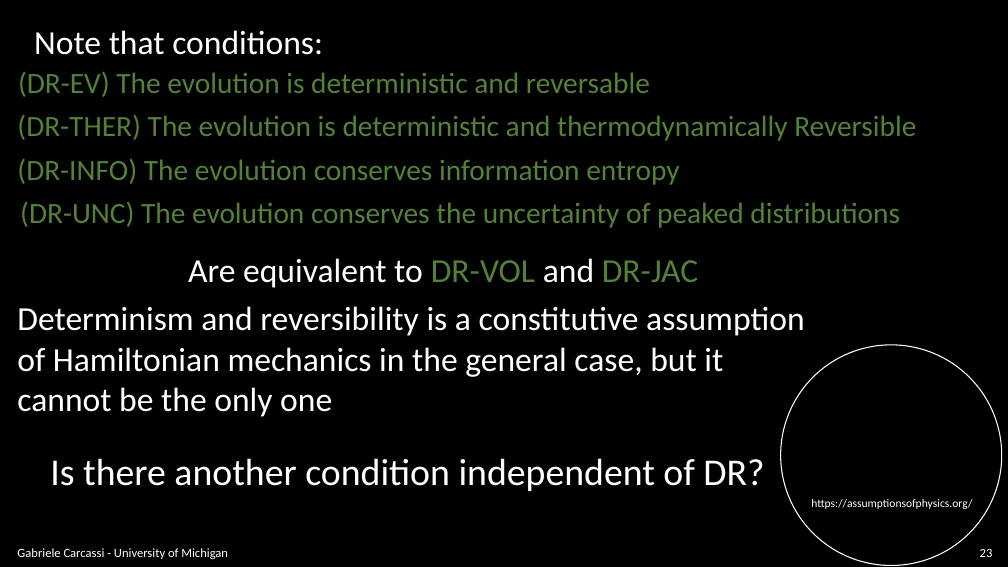
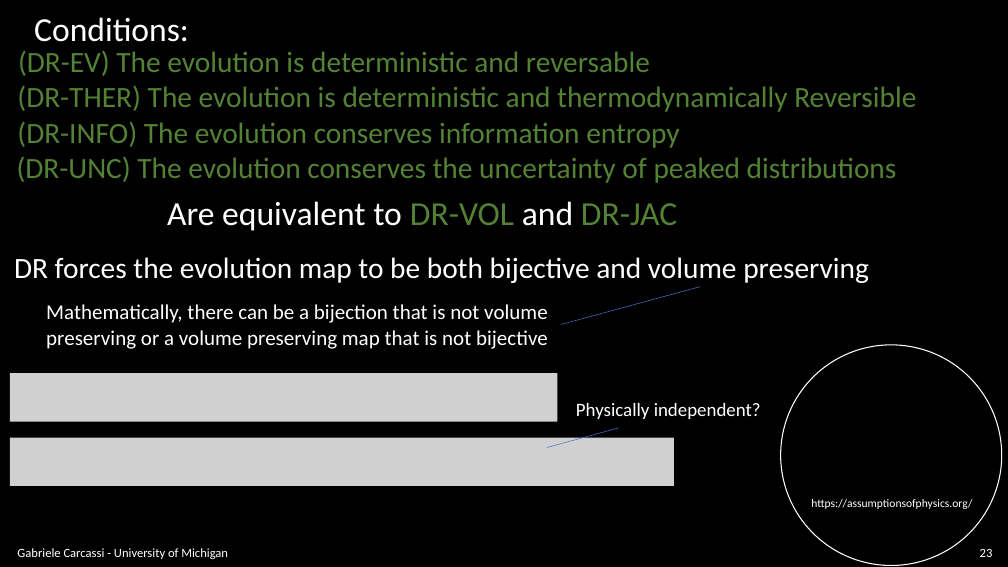
Before and after one commit to assumptionsofphysics/slides, a slide deck: slide 23 of BookCompanions-v2/RP-Class-4.pptx. Drawn at 1008x567 pixels with LibreOffice and Linux fonts; fonts in the diff are those of the drawing; grey boxes stand for pictures; background and template pictures are left out. Boxes give left, top, right and bottom in pixels: in the first picture for what was removed or moved away, otherwise in the second. Text is boxed around its words. In the diff, an @@ line names an element or a change of style, - is before the commit and + after.

```diff
--- a/BookCompanions-v2/RP-Class-4.pptx
+++ b/BookCompanions-v2/RP-Class-4.pptx
@@ text at (34, 17, 189, 42): text changed @@
-Note that conditions:
+Conditions:
@@ text "(DR-EV) The evolution is deterministic ...": place and size @@
-text "(DR-EV) The evolution is deterministic ..." at (18, 72, 650, 97)
+text "(DR-EV) The evolution is deterministic ..." at (18, 51, 650, 76)
@@ text "(DR-THER) The evolution is deterministic ...": place and size @@
-text "(DR-THER) The evolution is deterministic ..." at (17, 115, 916, 141)
+text "(DR-THER) The evolution is deterministic ..." at (17, 86, 916, 112)
@@ text "(DR-INFO) The evolution conserves information ...": place and size @@
-text "(DR-INFO) The evolution conserves information ..." at (17, 159, 679, 185)
+text "(DR-INFO) The evolution conserves information ..." at (17, 122, 679, 148)
@@ text "(DR-UNC) The evolution conserves the ...": place and size @@
-text "(DR-UNC) The evolution conserves the ..." at (20, 202, 900, 228)
+text "(DR-UNC) The evolution conserves the ..." at (17, 157, 897, 183)
@@ text "Are equivalent to DR-VOL and ...": place and size @@
-text "Are equivalent to DR-VOL and ..." at (188, 258, 698, 288)
+text "Are equivalent to DR-VOL and ..." at (167, 201, 677, 231)
@@ text at (14, 257, 869, 283): text changed; size 36 to 28 pt @@
-Is there another condition independent of DR?
+DR forces the evolution map to be both bijective and volume preserving
@@ line added from (700, 287) to (561, 324), #4472C4 0.5 pt @@
@@ text removed at (17, 306, 804, 417) @@
-Determinism and reversibility is a constitutive assumption
-of Hamiltonian mechanics in the general case, but it
-cannot be the only one
@@ text added at (46, 304, 548, 349), 20 pt, text #FFFFFF @@
+Mathematically, there can be a bijection that is not volume
+preserving or a volume preserving map that is not bijective
@@ picture added at (10, 374, 557, 422) @@
@@ text added at (576, 403, 761, 419), 18 pt, text #FFFFFF @@
+Physically independent?
@@ picture added at (10, 438, 674, 486) @@
@@ line added from (619, 428) to (547, 448), #4472C4 0.5 pt @@
```
Also in this commit, not shown: 15 other slides changed, 3 slides removed, 1 other file.
